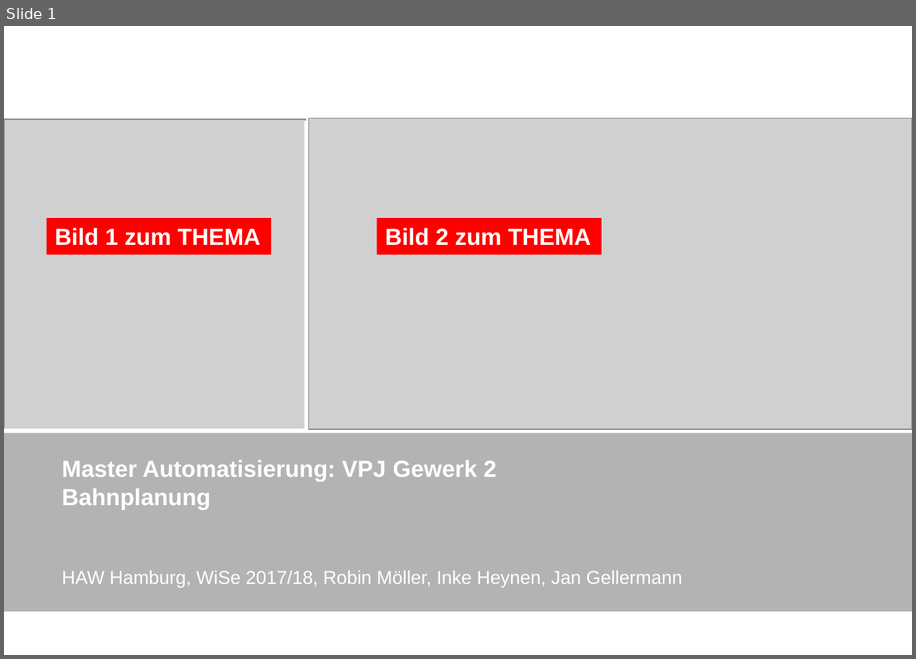
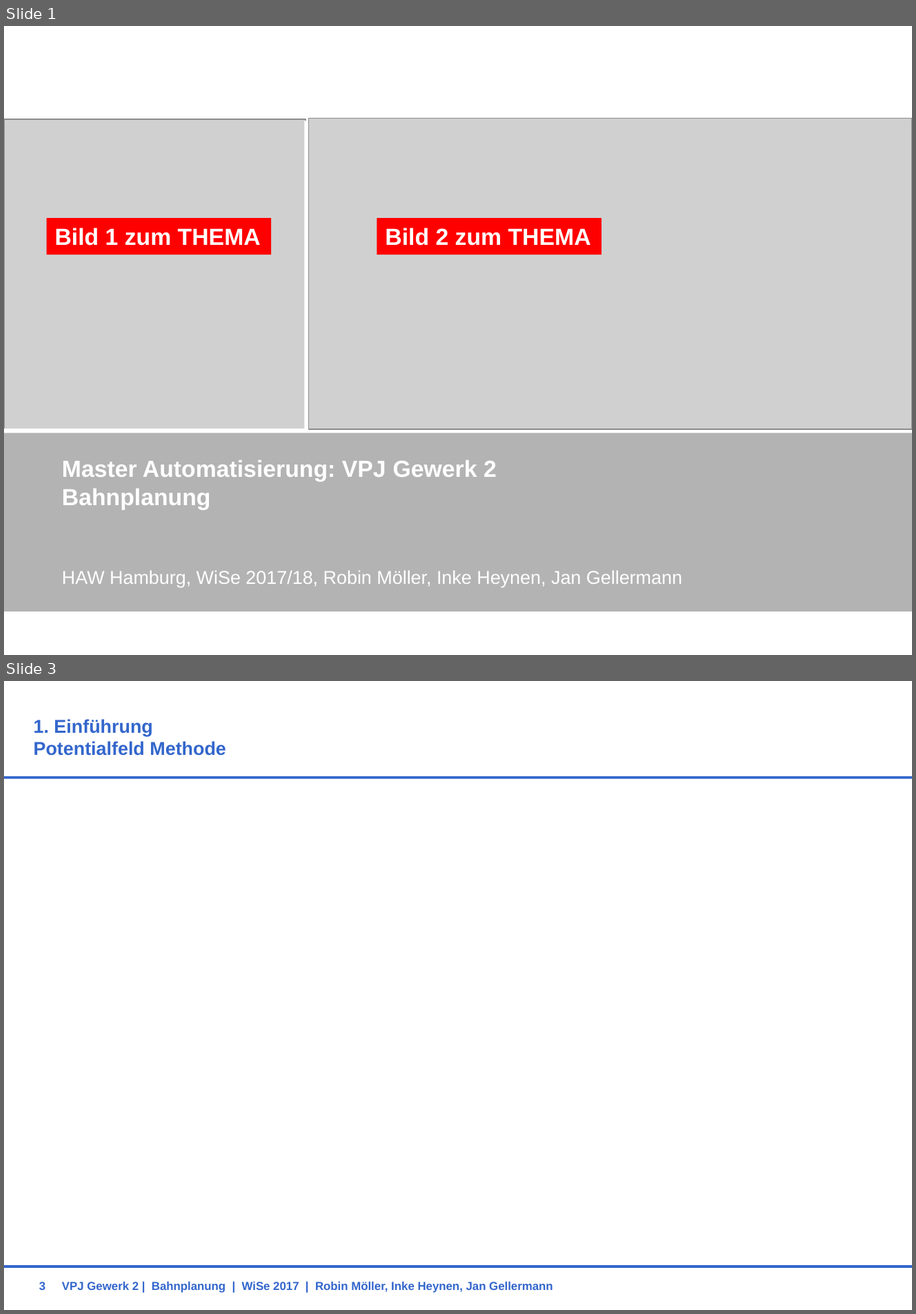
Before and after one commit to RobinMoeller/VPJ-Gewerk-2, a slide deck: Präsi_Konzept.pptx. Shown one above the other, each under a label of ours: slide 1 before the commit, slides 1 and 3 after it; the slides between them are not shown. The pictures are 916x659 and 916x1314 pixels, drawn with LibreOffice and Linux fonts; fonts in the diff are those of the drawing; grey boxes stand for pictures; background and template pictures are left out. Boxes give left, top, right and bottom in pixels: in the first picture for what was removed or moved away, otherwise in the second. Text is boxed around its words. In the diff, an @@ line names an element or a change of style, - is before the commit and + after.

```diff
--- a/Präsi_Konzept.pptx
+++ b/Präsi_Konzept.pptx
@@ slide 3 added at bbox=[4, 681, 912, 1310], background #FFFFFF @@
@@ title added at bbox=[34, 719, 226, 756], 16 pt, text #3366CC, bold @@
+1. Einführung
+Potentialfeld Methode
@@ line added from (4, 778) to (912, 778), #3366CC 2.25 pt @@
@@ line added from (4, 1266) to (912, 1266), #3366CC 2.25 pt @@
@@ text added at bbox=[62, 1281, 553, 1292], 10 pt, text #3366CC, bold @@
+VPJ Gewerk 2 | Bahnplanung | WiSe 2017 | Robin Möller, Inke Heynen, Jan Gellermann
@@ page number added at bbox=[39, 1281, 45, 1290], 10 pt, text #3366CC, bold @@
+3
```
Also in this commit, not shown: 3 slides changed, 5 other slides added, 5 slides removed.
